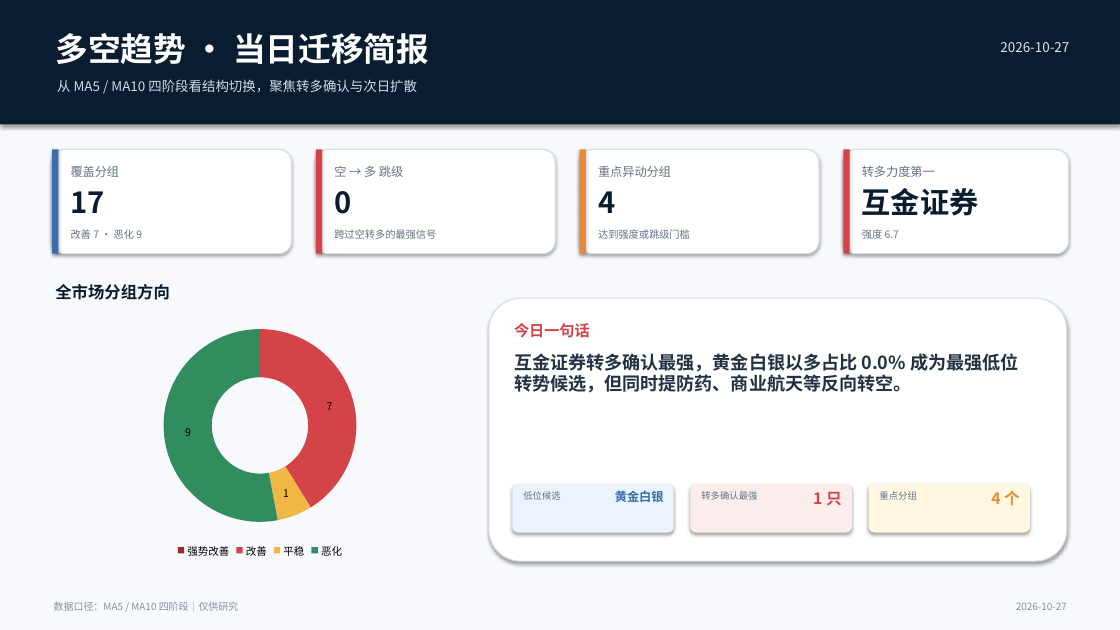
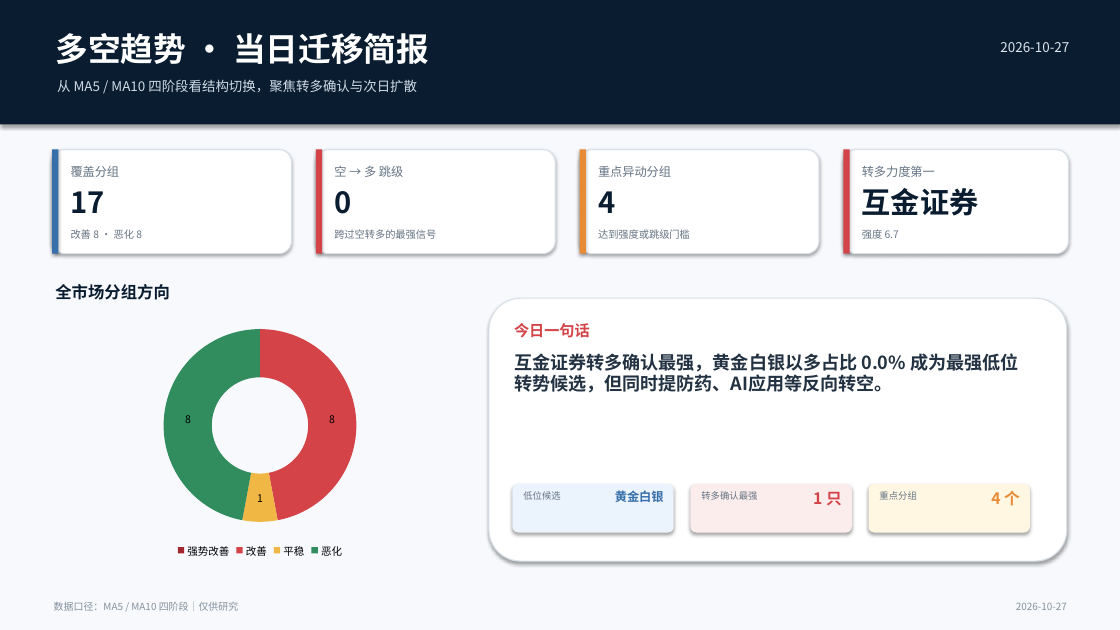
Before and after one commit to nancybhc/a-share-blast-lab, a slide deck: slide 1 of assets/多空阶段简报_2026-10-27.pptx. Drawn at 1120x630 pixels with LibreOffice and Linux fonts; fonts in the diff are those of the drawing. Boxes give left, top, right and bottom in pixels: in the first picture for what was removed or moved away, otherwise in the second. Text is boxed around its words. In the diff, an @@ line names an element or a change of style, - is before the commit and + after.

```diff
--- a/assets/多空阶段简报_2026-10-27.pptx
+++ b/assets/多空阶段简报_2026-10-27.pptx
@@ text at (x1=71, y1=229, x2=142, y2=239): text changed @@
-改善 7 · 恶化 9
+改善 8 · 恶化 8
@@ doughnut chart at (x1=60, y1=318, x2=460, y2=561) @@
@@ Series 1, 改善: 7 to 8 @@
@@ Series 1, 恶化: 9 to 8 @@
@@ text at (x1=514, y1=353, x2=1018, y2=393): text changed @@
-互金证券转多确认最强，黄金白银以多占比 0.0% 成为最强低位转势候选，但同时提防药、商业航天等反向转空。
+互金证券转多确认最强，黄金白银以多占比 0.0% 成为最强低位转势候选，但同时提防药、AI应用等反向转空。
```
Also in this commit, not shown: 3 other slides changed, 8 other files.
